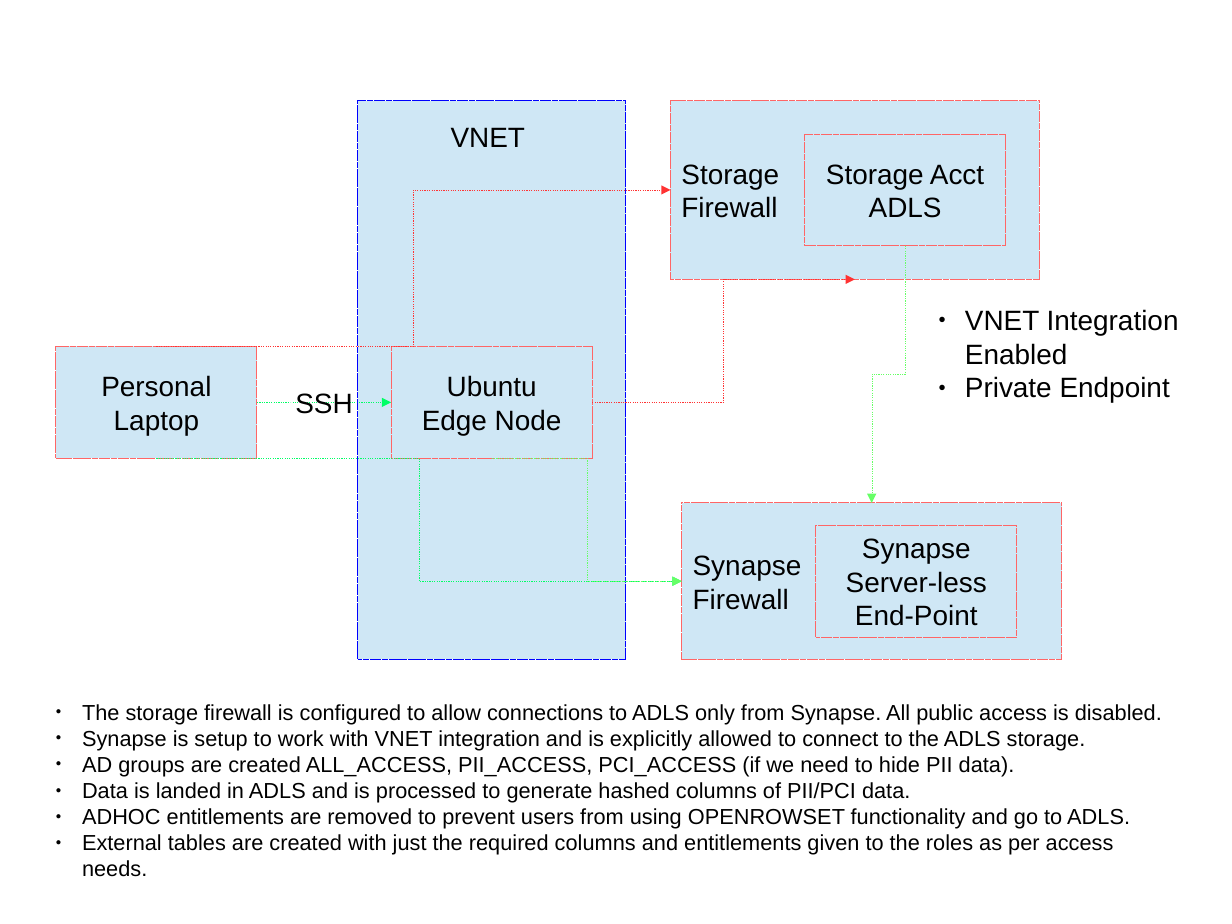
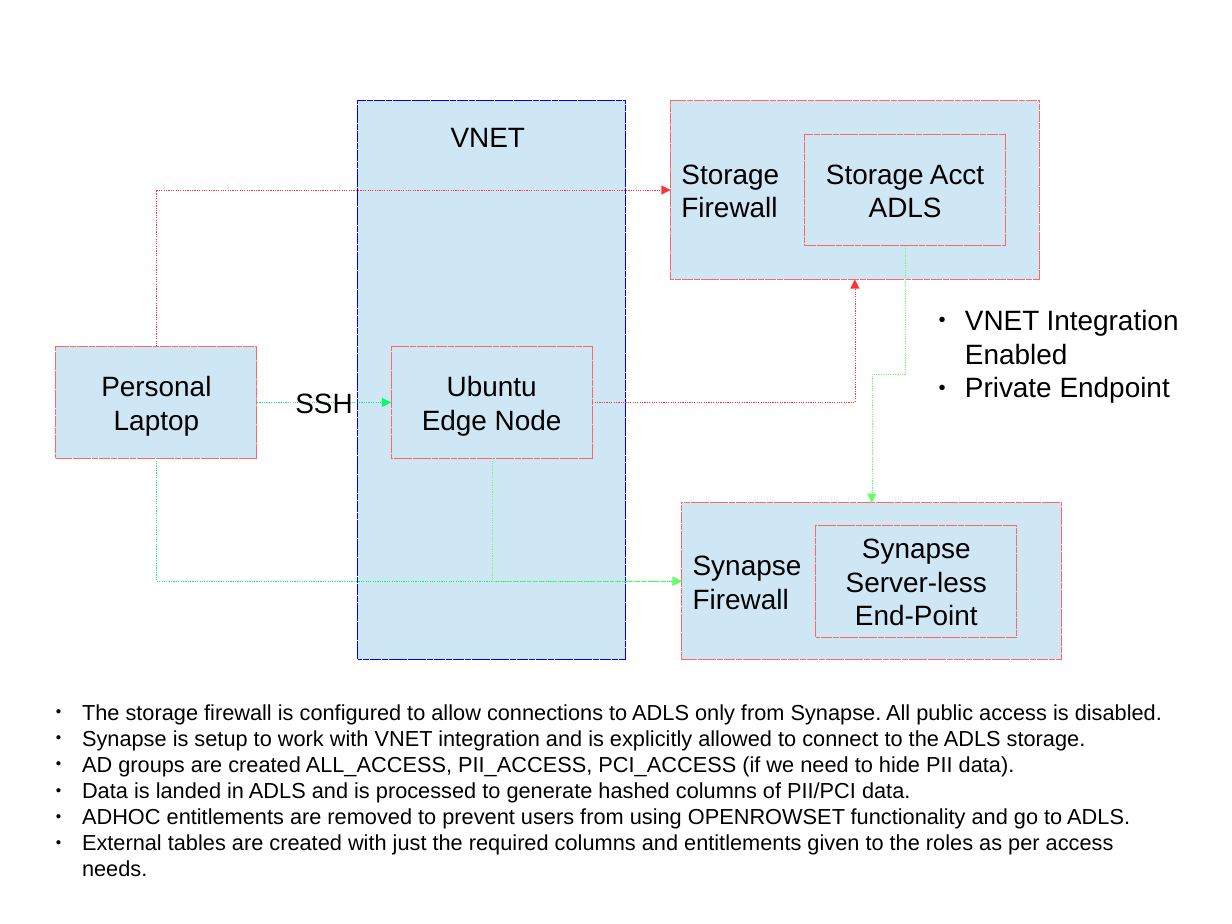
Before and after one commit to SowmyaVenky/AzureSynapseExperiments, a slide deck: slide 1 of Synapse_Setup.odp. Drawn at 1232x924 pixels with LibreOffice and Linux fonts; fonts in the diff are those of the drawing. Boxes give left, top, right and bottom in pixels: in the first picture for what was removed or moved away, otherwise in the second. Text is boxed around its words. In the diff, an @@ line names an element or a change of style, - is before the commit and + after.

```diff
--- a/Synapse_Setup.odp
+++ b/Synapse_Setup.odp
@@ elbow arrow (157, 347) - (671, 190): route changed @@
@@ elbow arrow (593, 402) - (855, 279): route changed @@
@@ elbow arrow (157, 458) - (682, 581): route changed @@
@@ elbow arrow (492, 458) - (682, 581): route changed @@
```
Also in this commit, not shown: 2 slides added, 6 other files.
